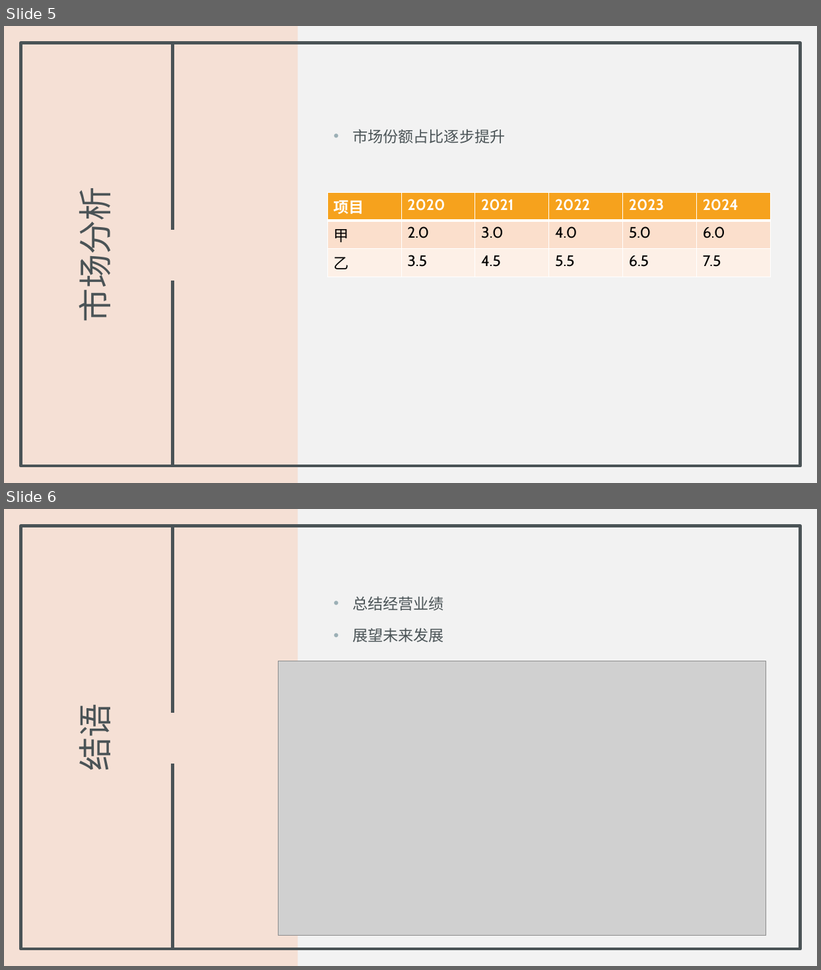
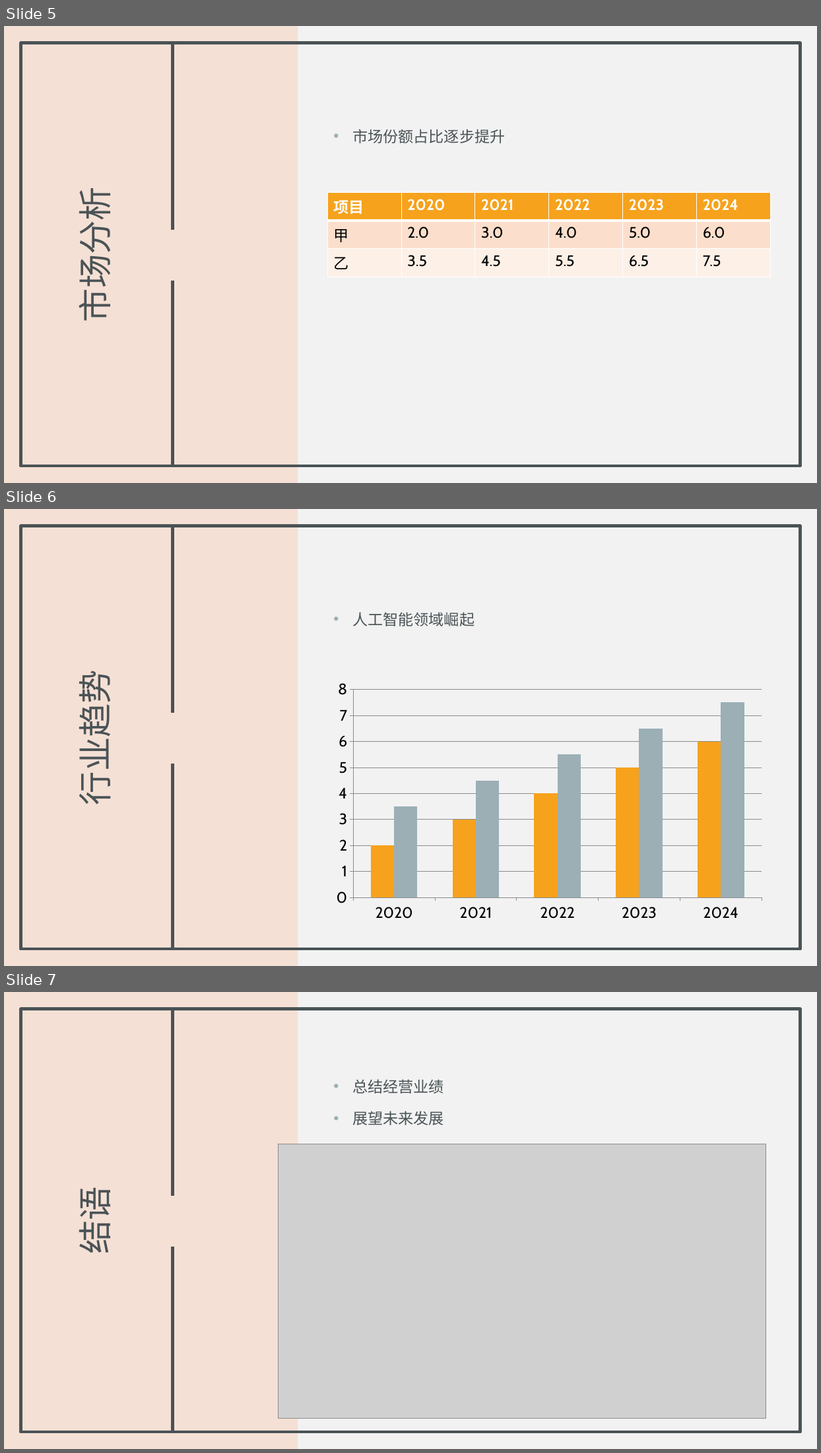
Before and after one commit to PFNOW/ChatPPT, a slide deck: src/outputs/ChatPPT Demo.pptx. Shown one above the other, each under a label of ours: slides 5 and 6 before the commit, slides 5, 6 and 7 after it. The pictures are 821x970 and 821x1453 pixels, drawn with LibreOffice and Linux fonts; fonts in the diff are those of the drawing; grey boxes stand for pictures. Boxes give left, top, right and bottom in pixels: in the first picture for what was removed or moved away, otherwise in the second. Text is boxed around its words. In the diff, an @@ line names an element or a change of style, - is before the commit and + after.

Commit message:
Fix bugs in adding table,chart, media and movie poster to .pptx file.

```diff
--- a/src/outputs/ChatPPT Demo.pptx
+++ b/src/outputs/ChatPPT Demo.pptx
@@ slide 6 added at <box>4,509,817,966</box>, background #F2F2F2; not listed: 4 template elements that a slide beside it also shows @@
@@ text added at <box>352,612,475,626</box>, 18 pt, text #4A5356 @@
+• 人工智能领域崛起
@@ title added at <box>68,683,117,801</box>, 40 pt, text #4A5356 @@
+行业趋势
@@ column chart added at <box>328,675,772,927</box> @@
+categories: 2020, 2021, 2022, 2023, 2024
+Series 1: 2, 3, 4, 5, 6
+Series 2: 3.5, 4.5, 5.5, 6.5, 7.5
@@ what was slide 6 is now slide 7 @@
```
Also in this commit, not shown: 4 other files.
